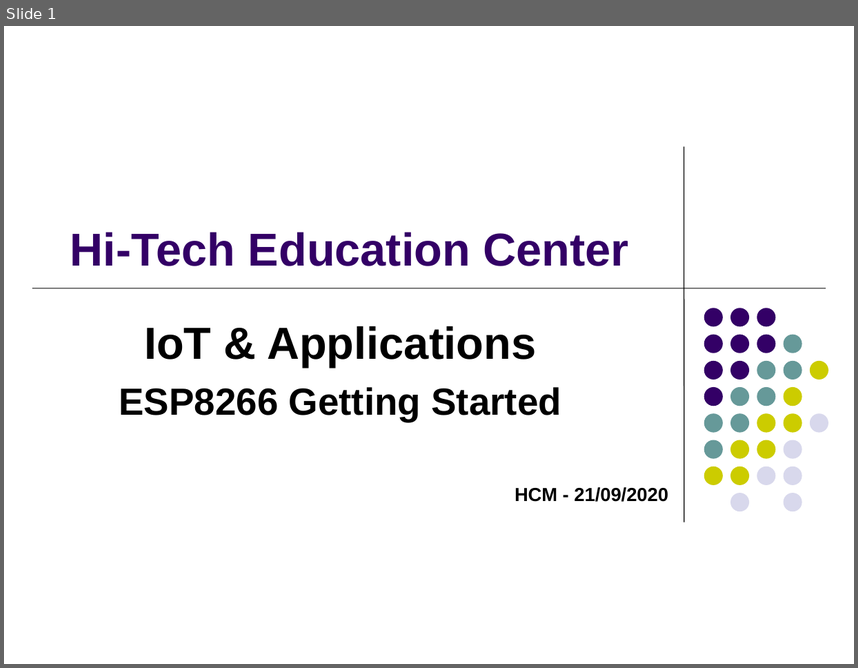
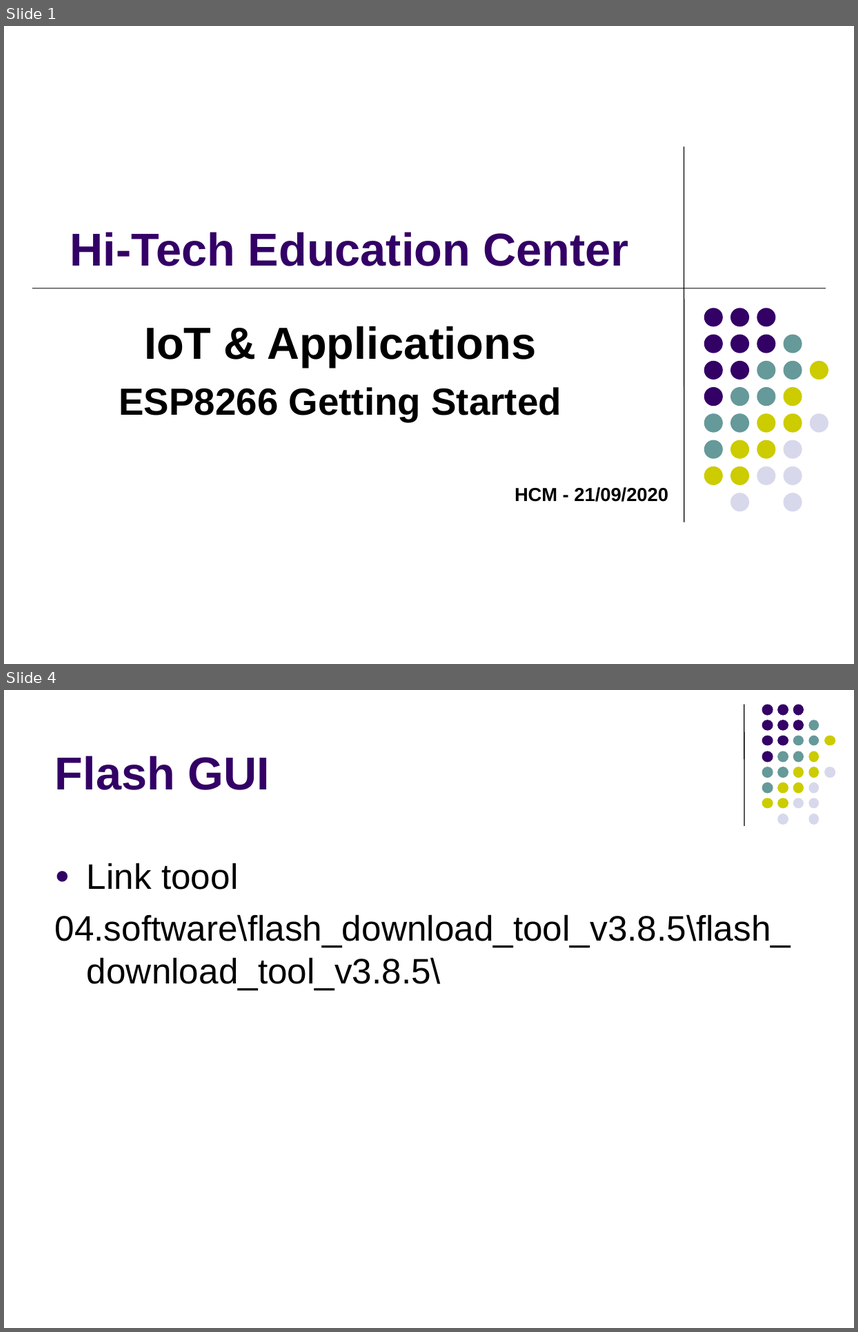
Before and after one commit to kmtekvn/hi-tech, a slide deck: 01.slides/Buoi 2 - ESP8266 Basic/02 - Giao tiếp ESP8266.ppt. Shown one above the other, each under a label of ours: slide 1 before the commit, slides 1 and 4 after it; the slides between them are not shown. The pictures are 858x668 and 858x1332 pixels, drawn with LibreOffice and Linux fonts; fonts in the diff are those of the drawing. Boxes give left, top, right and bottom in pixels: in the first picture for what was removed or moved away, otherwise in the second. Text is boxed around its words. In the diff, an @@ line names an element or a change of style, - is before the commit and + after.

```diff
--- a/01.slides/Buoi 2 - ESP8266 Basic/02 - Giao tiếp ESP8266.ppt
+++ b/01.slides/Buoi 2 - ESP8266 Basic/02 - Giao tiếp ESP8266.ppt
@@ slide 4 added at (4,690,854,1328), background #FFFFFF @@
@@ line added from (744, 704) to (744, 826), #000000 0.74 pt @@
@@ title added at (55,756,270,790), 39 pt, text #330066, bold @@
+Flash GUI
@@ group added at (762,704,835,825): 31 ellipses @@
@@ text added at (55,862,791,990), 30 pt, text #000000 @@
+● Link toool
+04.software\flash_download_tool_v3.8.5\flash_download_tool_v3.8.5\
```
Also in this commit, not shown: 3 slides changed, 5 other slides added, 4 other files.
